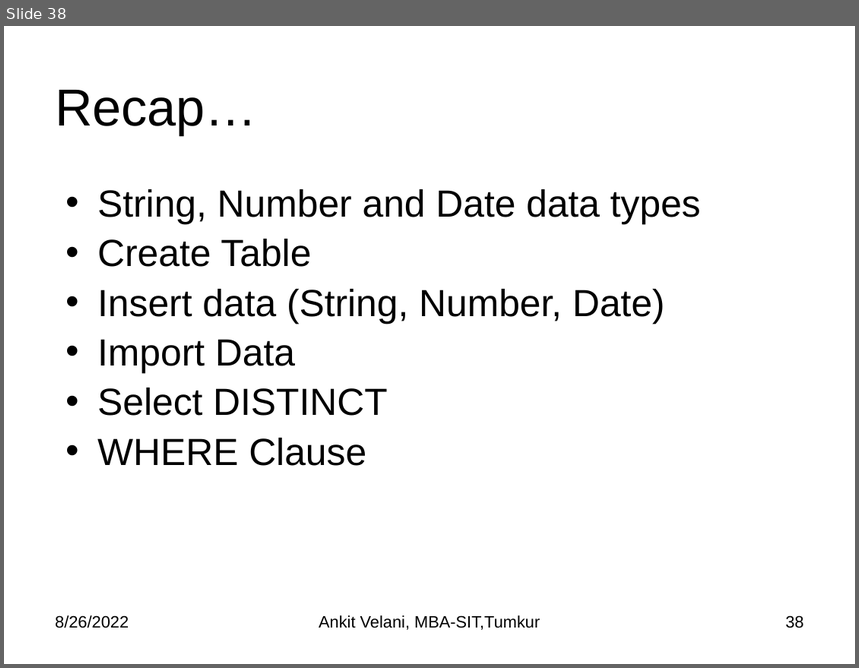
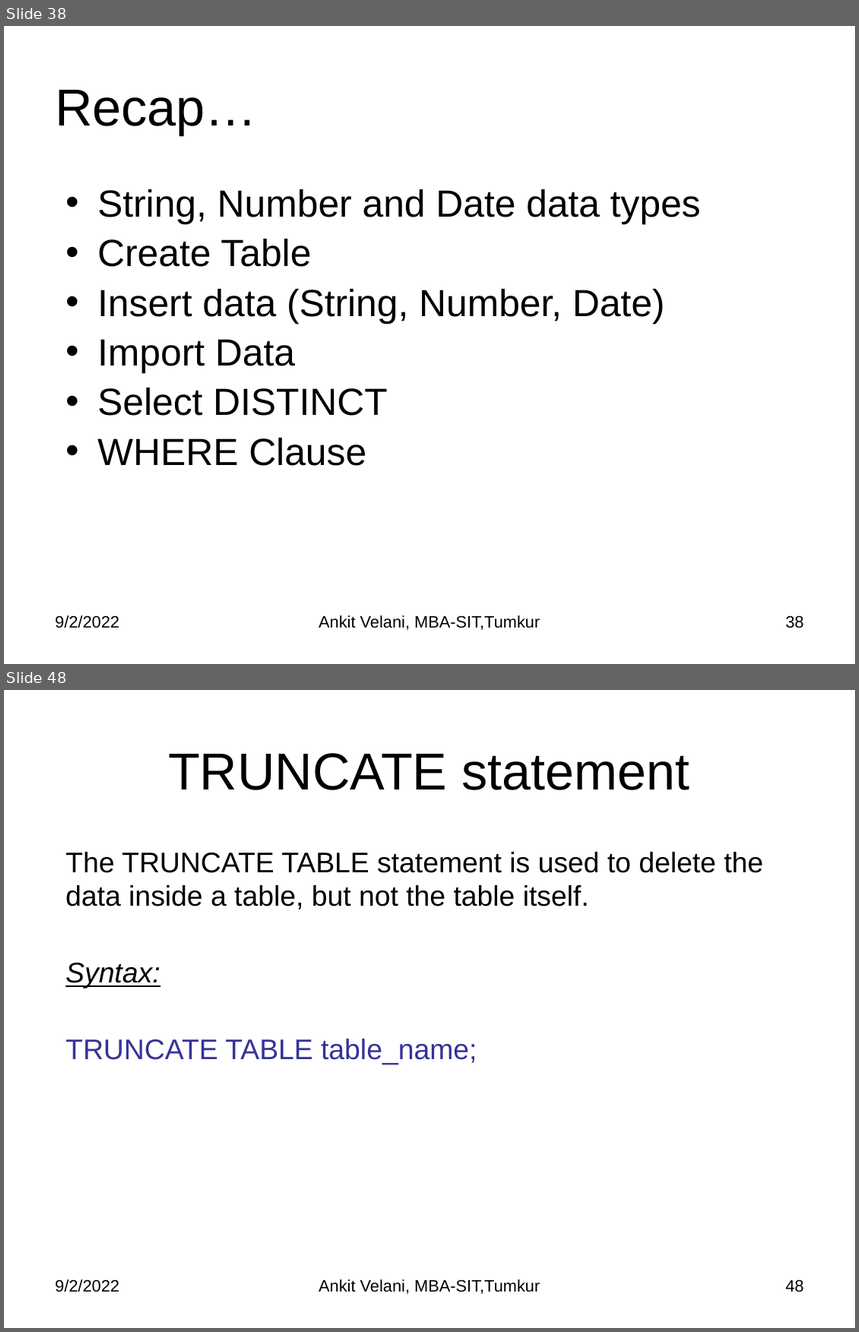
Before and after one commit to sitmbadept/sitmbadept.github.io, a slide deck: BDTM/SQL/Unit-2 MySQL.pptx. Shown one above the other, each under a label of ours: slide 38 before the commit, slides 38 and 48 after it; the slides between them are not shown. The pictures are 859x668 and 859x1332 pixels, drawn with LibreOffice and Linux fonts; fonts in the diff are those of the drawing. Boxes give left, top, right and bottom in pixels: in the first picture for what was removed or moved away, otherwise in the second. Text is boxed around its words. In the diff, an @@ line names an element or a change of style, - is before the commit and + after.

```diff
--- a/BDTM/SQL/Unit-2 MySQL.pptx
+++ b/BDTM/SQL/Unit-2 MySQL.pptx
@@ slide 48 added at bbox=[4, 690, 855, 1328], background #FFFFFF @@
@@ title added at bbox=[168, 753, 690, 790], 44 pt, text #000000 @@
+TRUNCATE statement
@@ text added at bbox=[66, 852, 764, 1065], 24 pt, text #000000 @@
+The TRUNCATE TABLE statement is used to delete the data inside a table, but not the table itself.
+Syntax:
+TRUNCATE TABLE table_name;
@@ text added at bbox=[55, 1280, 120, 1293], 14 pt, text #000000 @@
+9/2/2022
@@ text added at bbox=[319, 1280, 540, 1294], 14 pt, text #000000 @@
+Ankit Velani, MBA-SIT,Tumkur
@@ page number added at bbox=[786, 1280, 804, 1293], 14 pt, text #000000 @@
+48
@@ slide 38 changed as well @@
@@ text at bbox=[55, 616, 120, 629]: text changed @@
-8/26/2022
+9/2/2022
```
Also in this commit, not shown: 36 other slides changed, 43 other slides added, 1 other file.
